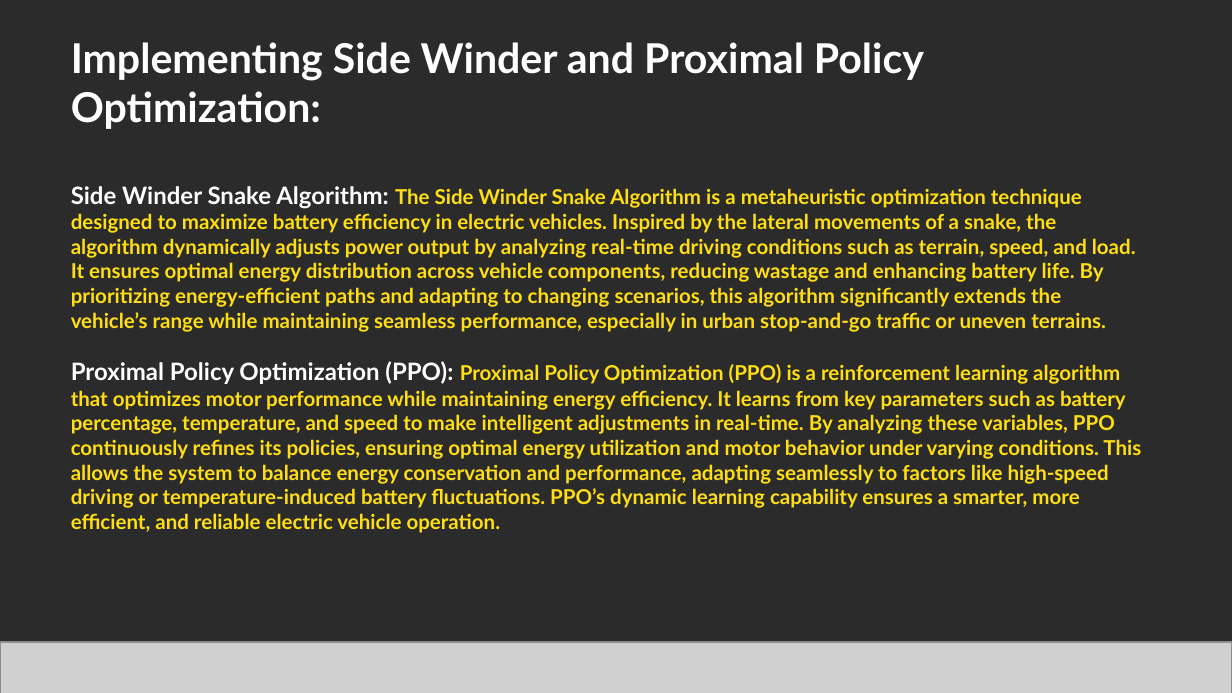
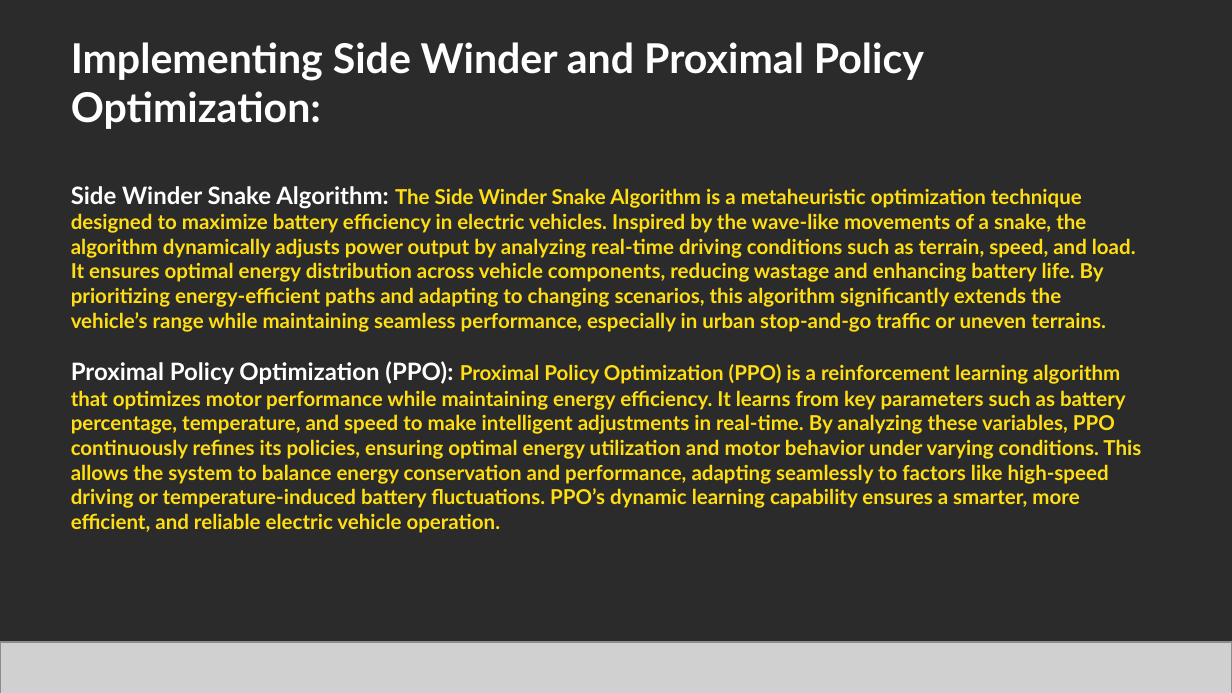
Before and after one commit to Perfect-Cube/Volkswagon-imobilothon-4.0, a slide deck: slide 5 of Volkswagen_Presentation.pptx. Drawn at 1232x693 pixels with LibreOffice and Linux fonts; fonts in the diff are those of the drawing; grey boxes stand for pictures; background and template pictures are left out; a plain dark background stands for a picture behind light text. Boxes give left, top, right and bottom in pixels: in the first picture for what was removed or moved away, otherwise in the second. Text is boxed around its words. In the diff, an @@ line names an element or a change of style, - is before the commit and + after.

```diff
--- a/Volkswagen_Presentation.pptx
+++ b/Volkswagen_Presentation.pptx
@@ text at <box>71,186,1136,332</box>: text changed @@
-Side Winder Snake Algorithm: The Side Winder Snake Algorithm is a metaheuristic optimization technique designed to maximize battery efficiency in electric vehicles. Inspired by the lateral movements of a snake, the algorithm dynamically adjusts power output by analyzing real-time driving conditions such as terrain, speed, and load. It ensures optimal energy distribution across vehicle components, reducing wastage and enhancing battery life. By prioritizing energy-efficient paths and adapting to changing scenarios, this algorithm significantly extends the vehicle’s range while maintaining seamless performance, especially in urban stop-and-go traffic or uneven terrains.
+Side Winder Snake Algorithm: The Side Winder Snake Algorithm is a metaheuristic optimization technique designed to maximize battery efficiency in electric vehicles. Inspired by the wave-like movements of a snake, the algorithm dynamically adjusts power output by analyzing real-time driving conditions such as terrain, speed, and load. It ensures optimal energy distribution across vehicle components, reducing wastage and enhancing battery life. By prioritizing energy-efficient paths and adapting to changing scenarios, this algorithm significantly extends the vehicle’s range while maintaining seamless performance, especially in urban stop-and-go traffic or uneven terrains.
```
Also in this commit, not shown: 3 other slides changed.
